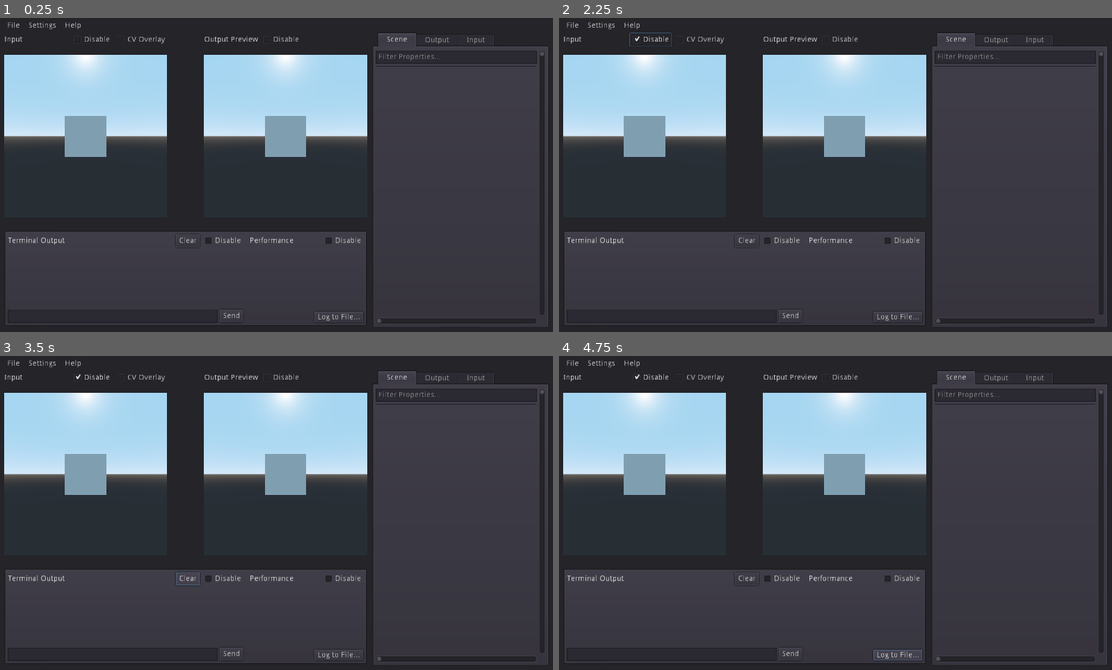
Above: before the commit, frames 1-4 (two rows, left to right).
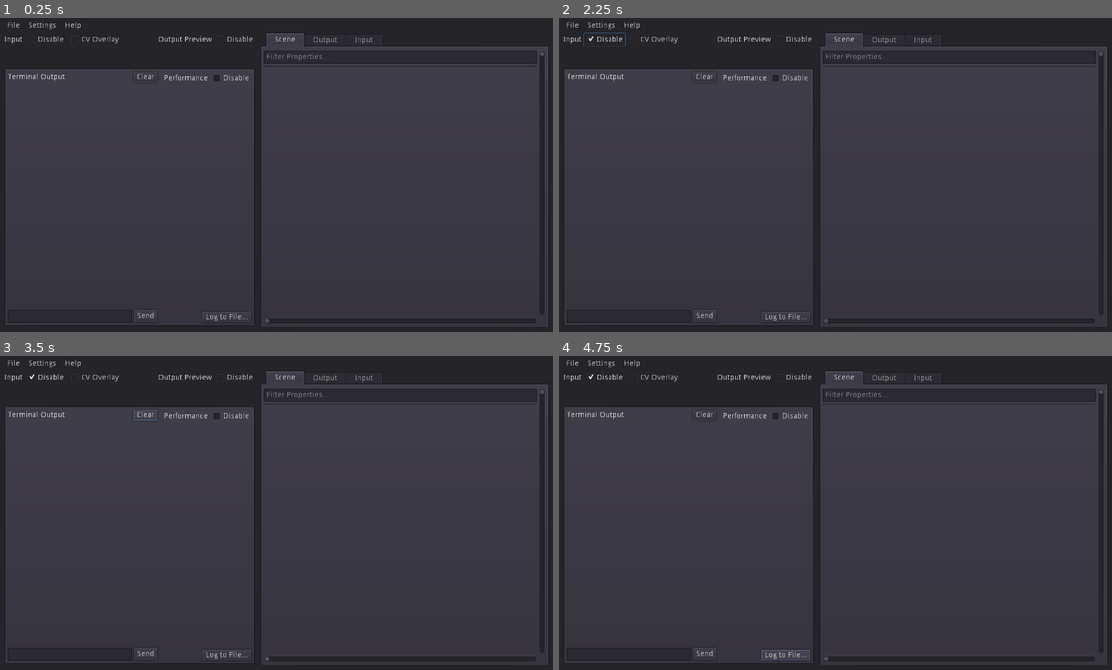
Above: after the commit, the same moments.

Repository: l1npengtul/open2dholo
Game: Godot game, scene res://Open2DH.tscn
Two runs of this game, one before a commit and one after it. Both use one fixed random seed, a clock stepped at 60 frames per second and the inputs below.
Inputs:
- Up to frame 1 (0.25 s): no input
- Up to frame 2 (2.25 s): click "Disable" at 0.5 s; click "File" at 1.25 s; click "CV Overlay" at 2 s
- Up to frame 3 (3.5 s): click "Clear" at 2.75 s
- Up to frame 4 (4.75 s): click "Send" at 3.5 s; click "Log to File..." at 4.25 s

The runs differ from the first frame. In frame 1, 25% of the frame differs, in the area x 0-90%, y 4-99%; in frame 2, 25%; in frame 3, 25%; in frame 4, 25%.
Error in both runs: Attempt to call function 'create_item' in base 'null instance' on a null instance. (res://src/GDScript/scene_tree_edit.gd:6)

Commit message:
Use enlightmened understanding of viewports to revamp editor

Diff:
--- a/Model.tscn
+++ b/Model.tscn
@@ -1,17 +1,3 @@
-[gd_scene load_steps=2 format=2]
+[gd_scene format=2]
 
-[sub_resource type="CubeMesh" id=1]
-
-[node name="Viewport" type="Viewport"]
-size = Vector2( 600, 600 )
-render_target_v_flip = true
-
-[node name="Spatial" type="Spatial" parent="."]
-
-[node name="MeshInstance" type="MeshInstance" parent="Spatial"]
-mesh = SubResource( 1 )
-material/0 = null
-
-[node name="Camera" type="Camera" parent="."]
-transform = Transform( 1, 0, 0, 0, 1, 0, 0, 0, 1, 0, 0, 6.6067 )
-current = true
+[node name="Spatial" type="Spatial"]
--- a/Open2DH.tscn
+++ b/Open2DH.tscn
@@ -1,6 +1,5 @@
-[gd_scene load_steps=5 format=2]
-
-[ext_resource path="res://Model.tscn" type="PackedScene" id=1]
+[gd_scene load_steps=4 format=2]
+
 [ext_resource path="res://src/GDScript/scene_tree_edit.gd" type="Script" id=2]
 
 [sub_resource type="ViewportTexture" id=1]
@@ -115,18 +114,18 @@
 split_offset = 60
 
 [node name="VSplitContainer" type="VSplitContainer" parent="Open2GHMainUINode/Panel/VBoxContainer/HSplitContainer"]
-margin_right = 668.0
+margin_right = 462.0
 margin_bottom = 541.0
 split_offset = 24
 
 [node name="HSplitContainer2" type="HBoxContainer" parent="Open2GHMainUINode/Panel/VBoxContainer/HSplitContainer/VSplitContainer"]
-margin_right = 668.0
-margin_bottom = 352.0
+margin_right = 462.0
+margin_bottom = 52.0
 size_flags_horizontal = 3
 
 [node name="VBoxContainer" type="VBoxContainer" parent="Open2GHMainUINode/Panel/VBoxContainer/HSplitContainer/VSplitContainer/HSplitContainer2"]
-margin_right = 300.0
-margin_bottom = 352.0
+margin_right = 215.0
+margin_bottom = 52.0
 size_flags_vertical = 3
 alignment = 1
 __meta__ = {
@@ -134,48 +133,48 @@
 }
 
 [node name="HBoxContainer" type="HBoxContainer" parent="Open2GHMainUINode/Panel/VBoxContainer/HSplitContainer/VSplitContainer/HSplitContainer2/VBoxContainer"]
-margin_right = 300.0
+margin_right = 215.0
 margin_bottom = 24.0
 size_flags_horizontal = 3
 
 [node name="Input" type="Label" parent="Open2GHMainUINode/Panel/VBoxContainer/HSplitContainer/VSplitContainer/HSplitContainer2/VBoxContainer/HBoxContainer"]
 margin_top = 5.0
-margin_right = 119.0
+margin_right = 34.0
 margin_bottom = 19.0
 size_flags_horizontal = 3
 text = "Input"
 
 [node name="CheckBox" type="CheckBox" parent="Open2GHMainUINode/Panel/VBoxContainer/HSplitContainer/VSplitContainer/HSplitContainer2/VBoxContainer/HBoxContainer"]
-margin_left = 123.0
-margin_right = 199.0
+margin_left = 38.0
+margin_right = 114.0
 margin_bottom = 24.0
 text = "Disable"
 
 [node name="CheckBox2" type="CheckBox" parent="Open2GHMainUINode/Panel/VBoxContainer/HSplitContainer/VSplitContainer/HSplitContainer2/VBoxContainer/HBoxContainer"]
-margin_left = 203.0
-margin_right = 300.0
+margin_left = 118.0
+margin_right = 215.0
 margin_bottom = 24.0
 text = "CV Overlay"
 
 [node name="TextureRect" type="TextureRect" parent="Open2GHMainUINode/Panel/VBoxContainer/HSplitContainer/VSplitContainer/HSplitContainer2/VBoxContainer"]
 margin_top = 28.0
-margin_right = 300.0
-margin_bottom = 352.0
+margin_right = 215.0
+margin_bottom = 52.0
 size_flags_horizontal = 3
 size_flags_vertical = 3
 texture = SubResource( 1 )
 stretch_mode = 4
 
 [node name="Control" type="Control" parent="Open2GHMainUINode/Panel/VBoxContainer/HSplitContainer/VSplitContainer/HSplitContainer2"]
-margin_left = 304.0
-margin_right = 364.0
-margin_bottom = 352.0
+margin_left = 219.0
+margin_right = 279.0
+margin_bottom = 52.0
 size_flags_horizontal = 3
 
 [node name="VBoxContainer2" type="VBoxContainer" parent="Open2GHMainUINode/Panel/VBoxContainer/HSplitContainer/VSplitContainer/HSplitContainer2"]
-margin_left = 368.0
-margin_right = 668.0
-margin_bottom = 352.0
+margin_left = 283.0
+margin_right = 462.0
+margin_bottom = 52.0
 size_flags_vertical = 3
 alignment = 2
 
@@ -200,86 +199,80 @@
 
 [node name="TextureRect2" type="TextureRect" parent="Open2GHMainUINode/Panel/VBoxContainer/HSplitContainer/VSplitContainer/HSplitContainer2/VBoxContainer2"]
 margin_top = 28.0
-margin_right = 300.0
-margin_bottom = 352.0
+margin_right = 179.0
+margin_bottom = 52.0
 size_flags_horizontal = 3
 size_flags_vertical = 3
 texture = SubResource( 2 )
 stretch_mode = 4
 
 [node name="PanelContainer" type="PanelContainer" parent="Open2GHMainUINode/Panel/VBoxContainer/HSplitContainer/VSplitContainer"]
-margin_top = 364.0
-margin_right = 668.0
+margin_top = 64.0
+margin_right = 462.0
 margin_bottom = 541.0
 
 [node name="HSplitContainer" type="HSplitContainer" parent="Open2GHMainUINode/Panel/VBoxContainer/HSplitContainer/VSplitContainer/PanelContainer"]
 margin_left = 7.0
 margin_top = 7.0
-margin_right = 661.0
-margin_bottom = 170.0
+margin_right = 455.0
+margin_bottom = 470.0
 split_offset = 200
 
 [node name="VBoxContainer" type="VBoxContainer" parent="Open2GHMainUINode/Panel/VBoxContainer/HSplitContainer/VSplitContainer/PanelContainer/HSplitContainer"]
-margin_right = 433.0
-margin_bottom = 163.0
+margin_right = 275.0
+margin_bottom = 463.0
 __meta__ = {
 "_edit_use_anchors_": false
 }
 
 [node name="HBoxContainer" type="HBoxContainer" parent="Open2GHMainUINode/Panel/VBoxContainer/HSplitContainer/VSplitContainer/PanelContainer/HSplitContainer/VBoxContainer"]
-margin_right = 433.0
-margin_bottom = 24.0
+margin_right = 275.0
+margin_bottom = 20.0
 
 [node name="Label" type="Label" parent="Open2GHMainUINode/Panel/VBoxContainer/HSplitContainer/VSplitContainer/PanelContainer/HSplitContainer/VBoxContainer/HBoxContainer"]
-margin_top = 5.0
-margin_right = 305.0
-margin_bottom = 19.0
+margin_top = 3.0
+margin_right = 227.0
+margin_bottom = 17.0
 size_flags_horizontal = 3
 text = "Terminal Output"
 
 [node name="Button" type="Button" parent="Open2GHMainUINode/Panel/VBoxContainer/HSplitContainer/VSplitContainer/PanelContainer/HSplitContainer/VBoxContainer/HBoxContainer"]
-margin_left = 309.0
-margin_right = 353.0
-margin_bottom = 24.0
+margin_left = 231.0
+margin_right = 275.0
+margin_bottom = 20.0
 hint_tooltip = "Clear the current log output"
 text = "Clear"
 
-[node name="CheckBox" type="CheckBox" parent="Open2GHMainUINode/Panel/VBoxContainer/HSplitContainer/VSplitContainer/PanelContainer/HSplitContainer/VBoxContainer/HBoxContainer"]
-margin_left = 357.0
-margin_right = 433.0
-margin_bottom = 24.0
-text = "Disable"
-
 [node name="RichTextLabel" type="RichTextLabel" parent="Open2GHMainUINode/Panel/VBoxContainer/HSplitContainer/VSplitContainer/PanelContainer/HSplitContainer/VBoxContainer"]
-margin_top = 28.0
-margin_right = 433.0
-margin_bottom = 135.0
+margin_top = 24.0
+margin_right = 275.0
+margin_bottom = 435.0
 size_flags_horizontal = 3
 size_flags_vertical = 3
 
 [node name="HBoxContainer2" type="HBoxContainer" parent="Open2GHMainUINode/Panel/VBoxContainer/HSplitContainer/VSplitContainer/PanelContainer/HSplitContainer/VBoxContainer"]
-margin_top = 139.0
-margin_right = 433.0
-margin_bottom = 163.0
+margin_top = 439.0
+margin_right = 275.0
+margin_bottom = 463.0
 
 [node name="LineEdit" type="LineEdit" parent="Open2GHMainUINode/Panel/VBoxContainer/HSplitContainer/VSplitContainer/PanelContainer/HSplitContainer/VBoxContainer/HBoxContainer2"]
-margin_right = 386.0
+margin_right = 228.0
 margin_bottom = 24.0
 size_flags_horizontal = 3
 
 [node name="Send" type="Button" parent="Open2GHMainUINode/Panel/VBoxContainer/HSplitContainer/VSplitContainer/PanelContainer/HSplitContainer/VBoxContainer/HBoxContainer2"]
-margin_left = 390.0
-margin_right = 433.0
+margin_left = 232.0
+margin_right = 275.0
 margin_bottom = 24.0
 text = "Send"
 
 [node name="VBoxContainer2" type="VBoxContainer" parent="Open2GHMainUINode/Panel/VBoxContainer/HSplitContainer/VSplitContainer/PanelContainer/HSplitContainer"]
-margin_left = 445.0
-margin_right = 654.0
-margin_bottom = 163.0
+margin_left = 287.0
+margin_right = 448.0
+margin_bottom = 463.0
 
 [node name="HBoxContainer" type="HBoxContainer" parent="Open2GHMainUINode/Panel/VBoxContainer/HSplitContainer/VSplitContainer/PanelContainer/HSplitContainer/VBoxContainer2"]
-margin_right = 209.0
+margin_right = 161.0
 margin_bottom = 24.0
 
 [node name="Label" type="Label" parent="Open2GHMainUINode/Panel/VBoxContainer/HSplitContainer/VSplitContainer/PanelContainer/HSplitContainer/VBoxContainer2/HBoxContainer"]
@@ -290,29 +283,29 @@
 text = "Performance"
 
 [node name="CheckBox" type="CheckBox" parent="Open2GHMainUINode/Panel/VBoxContainer/HSplitContainer/VSplitContainer/PanelContainer/HSplitContainer/VBoxContainer2/HBoxContainer"]
-margin_left = 133.0
-margin_right = 209.0
+margin_left = 85.0
+margin_right = 161.0
 margin_bottom = 24.0
 text = "Disable"
 
 [node name="RichTextLabel" type="RichTextLabel" parent="Open2GHMainUINode/Panel/VBoxContainer/HSplitContainer/VSplitContainer/PanelContainer/HSplitContainer/VBoxContainer2"]
 margin_top = 28.0
-margin_right = 209.0
-margin_bottom = 139.0
+margin_right = 161.0
+margin_bottom = 439.0
 size_flags_horizontal = 9
 size_flags_vertical = 3
 
 [node name="Button" type="Button" parent="Open2GHMainUINode/Panel/VBoxContainer/HSplitContainer/VSplitContainer/PanelContainer/HSplitContainer/VBoxContainer2"]
-margin_left = 119.0
-margin_top = 143.0
-margin_right = 209.0
-margin_bottom = 163.0
+margin_left = 71.0
+margin_top = 443.0
+margin_right = 161.0
+margin_bottom = 463.0
 size_flags_horizontal = 8
 size_flags_vertical = 8
 text = "Log to File..."
 
 [node name="TabContainer" type="TabContainer" parent="Open2GHMainUINode/Panel/VBoxContainer/HSplitContainer"]
-margin_left = 680.0
+margin_left = 474.0
 margin_right = 1000.0
 margin_bottom = 541.0
 tab_align = 0
@@ -328,32 +321,32 @@
 size_flags_vertical = 3
 
 [node name="Grid" type="GridContainer" parent="Open2GHMainUINode/Panel/VBoxContainer/HSplitContainer/TabContainer/Scene"]
-margin_right = 312.0
+margin_right = 518.0
 margin_bottom = 505.0
 size_flags_horizontal = 3
 size_flags_vertical = 3
 columns = 2
 
 [node name="VBoxContainer" type="VBoxContainer" parent="Open2GHMainUINode/Panel/VBoxContainer/HSplitContainer/TabContainer/Scene/Grid"]
-margin_right = 296.0
+margin_right = 502.0
 margin_bottom = 489.0
 size_flags_horizontal = 3
 size_flags_vertical = 3
 
 [node name="LineEdit" type="LineEdit" parent="Open2GHMainUINode/Panel/VBoxContainer/HSplitContainer/TabContainer/Scene/Grid/VBoxContainer"]
-margin_right = 296.0
+margin_right = 502.0
 margin_bottom = 24.0
 placeholder_text = "Filter Properties..."
 
 [node name="Tree" type="Tree" parent="Open2GHMainUINode/Panel/VBoxContainer/HSplitContainer/TabContainer/Scene/Grid/VBoxContainer"]
 margin_top = 28.0
-margin_right = 296.0
+margin_right = 502.0
 margin_bottom = 29.0
 script = ExtResource( 2 )
 
 [node name="VScrollBar" type="VScrollBar" parent="Open2GHMainUINode/Panel/VBoxContainer/HSplitContainer/TabContainer/Scene/Grid"]
-margin_left = 300.0
-margin_right = 312.0
+margin_left = 506.0
+margin_right = 518.0
 margin_bottom = 489.0
 size_flags_horizontal = 8
 size_flags_vertical = 3
@@ -363,7 +356,7 @@
 
 [node name="HScrollBar" type="HScrollBar" parent="Open2GHMainUINode/Panel/VBoxContainer/HSplitContainer/TabContainer/Scene/Grid"]
 margin_top = 493.0
-margin_right = 296.0
+margin_right = 502.0
 margin_bottom = 505.0
 
 [node name="Output" type="VBoxContainer" parent="Open2GHMainUINode/Panel/VBoxContainer/HSplitContainer/TabContainer"]
@@ -443,9 +436,6 @@
 margin_bottom = 505.0
 size_flags_horizontal = 3
 
-[node name="Viewport" parent="." instance=ExtResource( 1 )]
-size = Vector2( 300, 300 )
-
 [node name="Camera2D" type="Camera2D" parent="."]
 position = Vector2( 512, 300 )
 current = true
